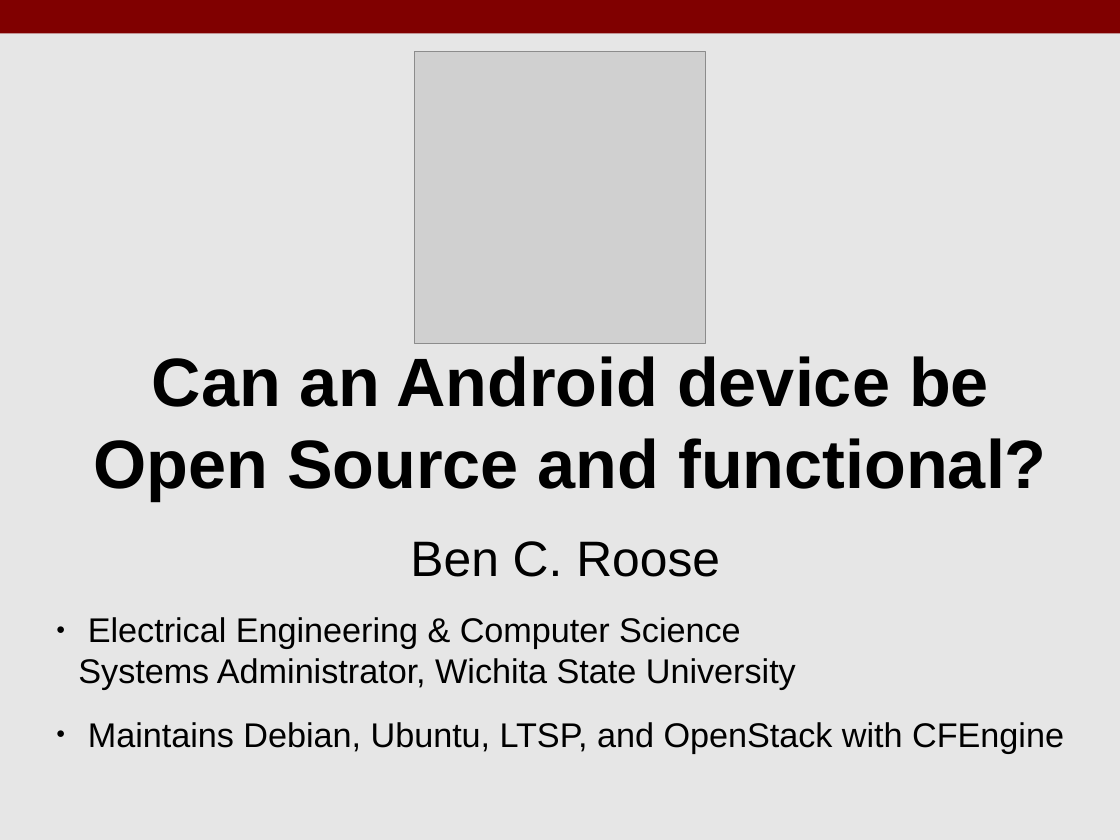
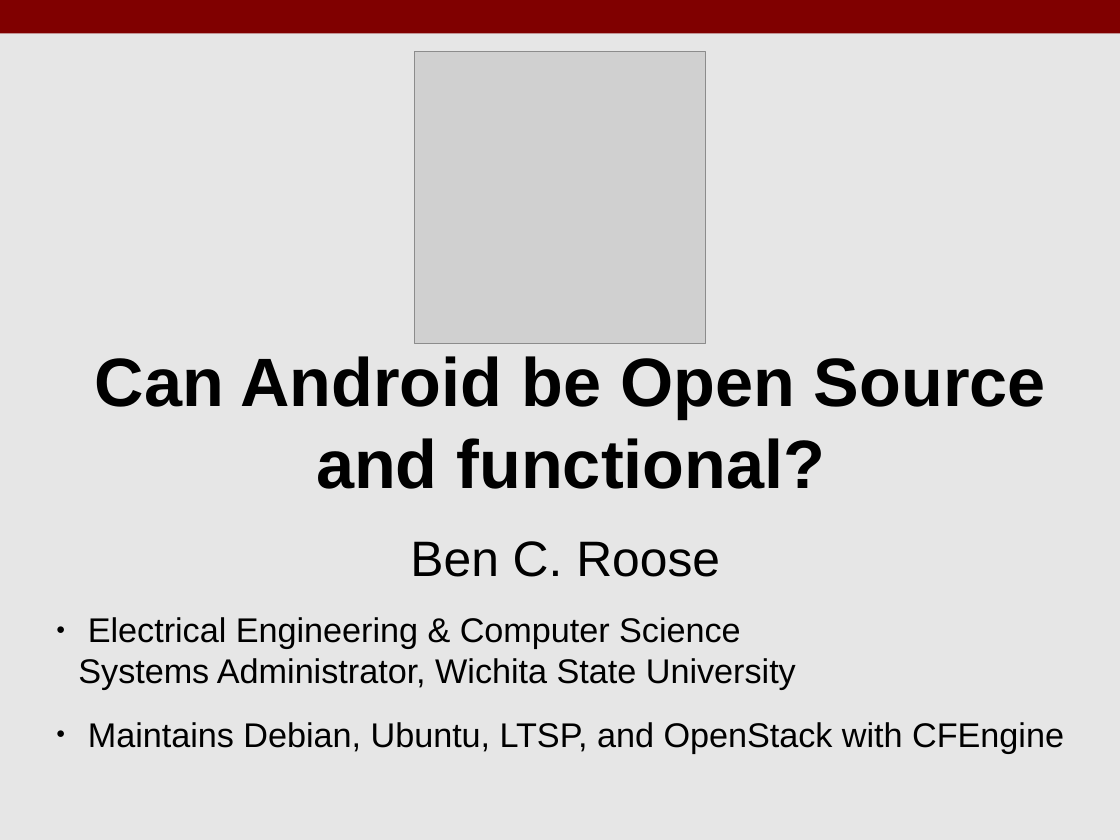
Before and after one commit to benroose/presentations, a slide deck: slide 1 of open_source_android/KLF17_Open_Source_Android.odp. Drawn at 1120x840 pixels with LibreOffice and Linux fonts; fonts in the diff are those of the drawing; grey boxes stand for pictures. Boxes give left, top, right and bottom in pixels: in the first picture for what was removed or moved away, otherwise in the second. Text is boxed around its words. In the diff, an @@ line names an element or a change of style, - is before the commit and + after.

Commit message:
updated android talk title

```diff
--- a/open_source_android/KLF17_Open_Source_Android.odp
+++ b/open_source_android/KLF17_Open_Source_Android.odp
@@ title at (95,356,1046,489): text changed @@
-Can an Android device be Open Source and functional?
+Can Android be Open Source and functional?
```
Also in this commit, not shown: 1 other slide changed, 2 other files.
